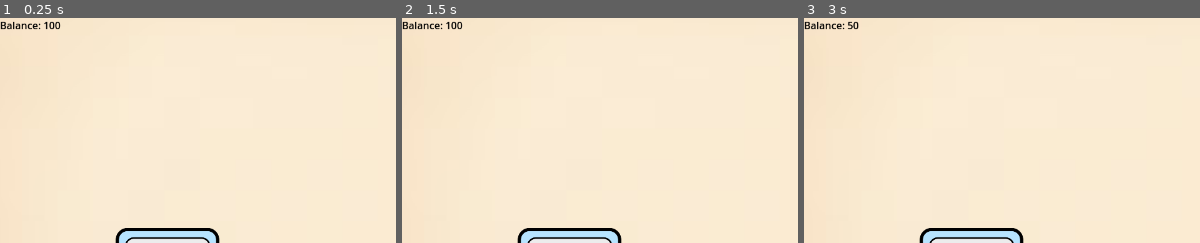
Above: before the commit, frames 1-3 (left to right).
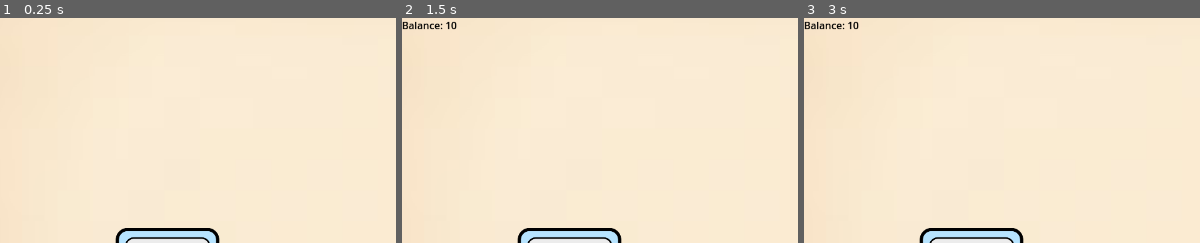
Above: after the commit, the same moments.

Repository: dkajo/supply-chain-game
Game: Godot game, scene res://level.tscn
The game is run twice, just before and just after one commit, with the same random seed, the same clock (stepped at 60 frames per second) and the same inputs.
Inputs:
- Up to frame 1 (0.25 s): no input
- Up to frame 2 (1.5 s): click "START" at 0.5 s; click "START" at 1.25 s
- Up to frame 3 (3 s): click "STOP" at 2 s; click "Maintenance 50" at 2.75 s
The pictures show only the part of the screen within x 0-50%, y 0-50%; the shares and areas given below are measured in that part.

The runs differ from the first frame. In frame 1, 0.3% of the frame differs, in the area x 0-16%, y 1-6%; in frame 2, less than 0.1%; in frame 3, less than 0.1%.

Commit message:
Added game over functionality

Diff:
--- a/level.gd
+++ b/level.gd
@@ -1,13 +1,31 @@
 extends Node2D
 
+const STARTING_BALANCE = 10
+
 var product_scene: PackedScene = load("res://product.tscn") # Enable products to be instantiated within this scene
-var balance: int = 100 # Score tracker
+var balance: int # Score tracker
 
 var rng = RandomNumberGenerator.new()
 
+# Added enum to hold game state
+enum GameState { IDLE, RUNNING, GAME_OVER }
+var game_state: GameState = GameState.IDLE
+
+func is_game_running() -> bool:
+	return game_state == GameState.RUNNING
+
+func start_game(): # Controls what happens when the game starts
+	game_state = GameState.RUNNING
+	update_balance(STARTING_BALANCE)
+	print("Game started")
+
+func game_over(): # Controls what happens upon game over
+	$Machine.stop_production()
+	game_state = GameState.GAME_OVER
+	print("Game Over")
+
 func _ready():
 	rng.randomize()
-	$UI/Control/BalanceLabel.text = "Balance: %d" % balance
 
 	$Machine.produce_product.connect(_on_produce_product)
 	# Connect to the product_loaded signal in truck.gd and call method in this script
@@ -15,11 +33,9 @@
 
 func _on_produce_product():
 	var product = product_scene.instantiate() # Create an instance of a product
-	balance -= product._get_production_cost() # Reduces balance by the production cost
 	product.is_defect = $Machine.roll_is_defect(rng) # Defect or not decided by machine
 
 	add_child(product) # Attach node to scene tree, adds product to level.
-	$UI/Control/BalanceLabel.text = "Balance: %d" % balance
 
 # --- Money Helpers ---
 func can_afford(price: int) -> bool:
@@ -31,6 +47,9 @@
 
 # --- Button Signals ---
 func _on_start_button_pressed():
+	# Game starts when Start button is pressed
+	if !is_game_running():
+		start_game()
 	$Machine.start_production()
 
 func _on_stop_button_pressed():
@@ -45,5 +64,12 @@
 
 # Fired when a product enters the truck, and simulates a product being sold
 func _on_truck_loaded_product(product): # Receive the product from the signal
-	balance += product.value
+	update_balance(product.value - product.production_cost)
+	# balance += product.value
+	# $UI/Control/BalanceLabel.text = "Balance: %d" % balance
+
+func update_balance(input_value):
+	balance += input_value
 	$UI/Control/BalanceLabel.text = "Balance: %d" % balance
+	if balance < 0:
+		game_over()
--- a/machine.gd
+++ b/machine.gd
@@ -3,7 +3,7 @@
 var produced_count := 0 # Counts the number of products produced.
 
 # Chance of a product being defect.
-@export_range (0.0, 1.0, 0.01) var defect_chance := 0.6
+@export_range (0.0, 1.0, 0.01) var defect_chance := 0.8
 
 # --- Maintenance ---
 @export var maintenance_cost := 50
--- a/product.gd
+++ b/product.gd
@@ -4,16 +4,16 @@
 @export var speed := 200
 @export var base_value := 10 # Added value attribute to dynamically change the value depending on other product properties
 @export var defect_value := 4 # Which value to use if the product is defect
-@export var production_cost := 6 #
 @export var is_defect := false : set = _set_defect # Defines a setter function to the property.
 
+var production_cost: int: get = _get_production_cost #
 var value: int : get = _get_value # Defines a getter function for the variable
 
 func _get_value() -> int:
 	return defect_value if is_defect else base_value
 
 func _get_production_cost() -> int:
-	return production_cost
+	return 6
 
 func _set_defect(value: bool) -> void:
 	is_defect = value
@@ -21,8 +21,6 @@
 	$DefectMarker.visible = is_defect
 
 func _ready():
-	print('Product was added to the scene') # Debugging line
-
 	# Set start position on screen
 	position = Vector2(-300, 30)
 
